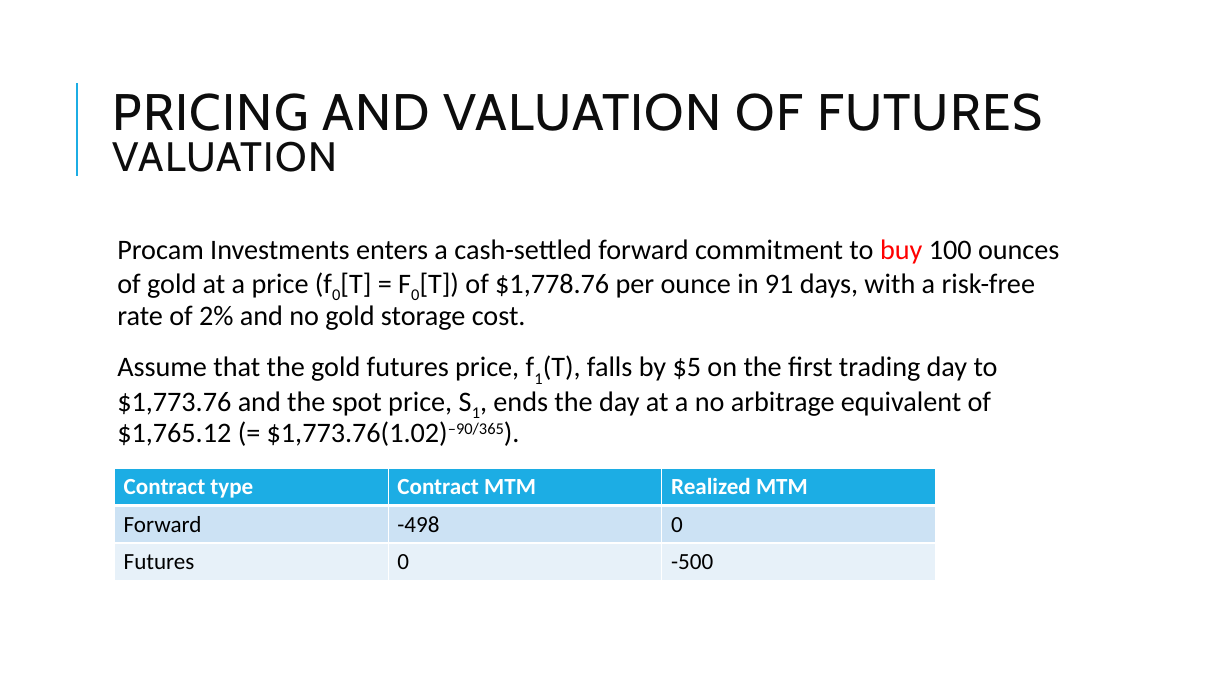
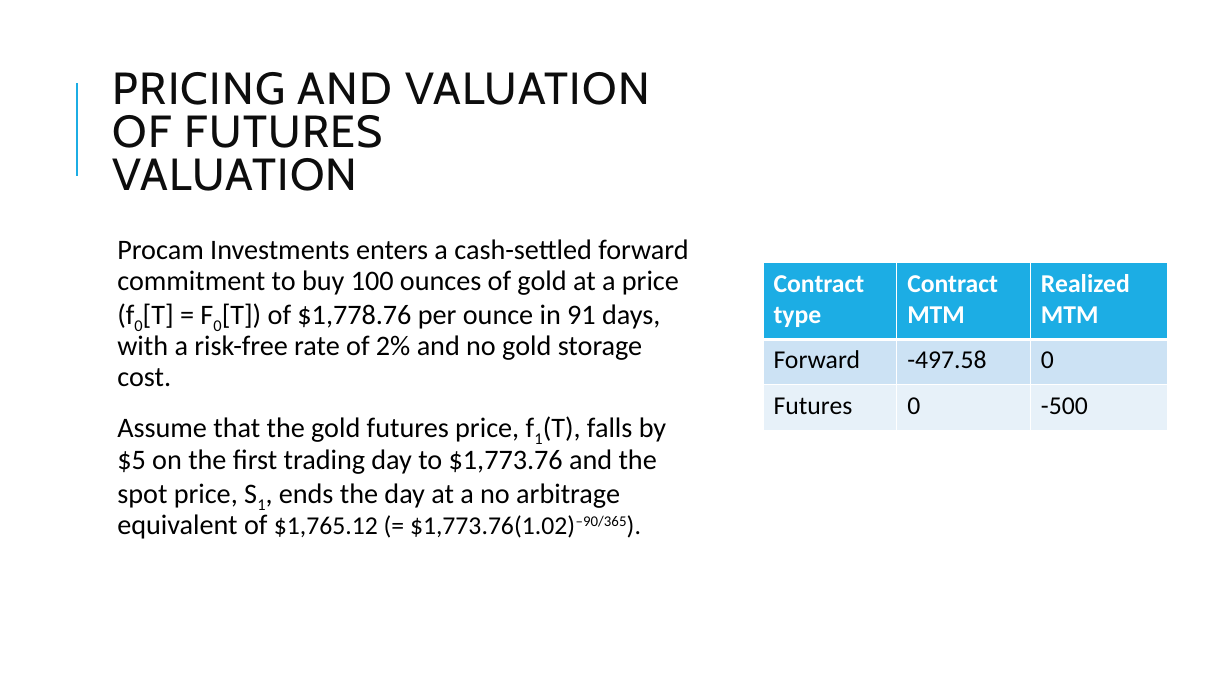
Before and after one commit to Isco0530/data, a slide deck: slide 71 of Derivatives.pptx. Drawn at 1232x693 pixels with LibreOffice and Linux fonts; fonts in the diff are those of the drawing. Boxes give left, top, right and bottom in pixels: in the first picture for what was removed or moved away, otherwise in the second. Text is boxed around its words. In the diff, an @@ line names an element or a change of style, - is before the commit and + after.

```diff
--- a/Derivatives.pptx
+++ b/Derivatives.pptx
@@ title "PRICING AND VALUATION OF FUTURES ..." at box(113, 72, 650, 191): size 40 to 35 pt in "PRICING AND VALUATION OF FUTURES"; size 32 to 35 pt in "VALUATION" @@
@@ text "Procam Investments enters a cash-settled ..." at box(117, 239, 688, 539): text colour #FF0000 to #000000 in "buy"; size 22 to 20 pt in "$1,765.12 (= $1,773.76(1.02)–90/365)." @@
@@ table at box(763, 262, 1168, 431) @@
-row 2, column 2: -498
+row 2, column 2: -497.58
@@ size 18 to 20 pt in "Contract type", "Contract MTM", "Realized MTM", "Forward" and 4 more places @@
@@ table: place and size @@
-table at box(115, 469, 935, 581)
+table at box(763, 262, 1168, 431)
```
Also in this commit, not shown: 11 other slides changed, 2 slides added, 1 other file.
